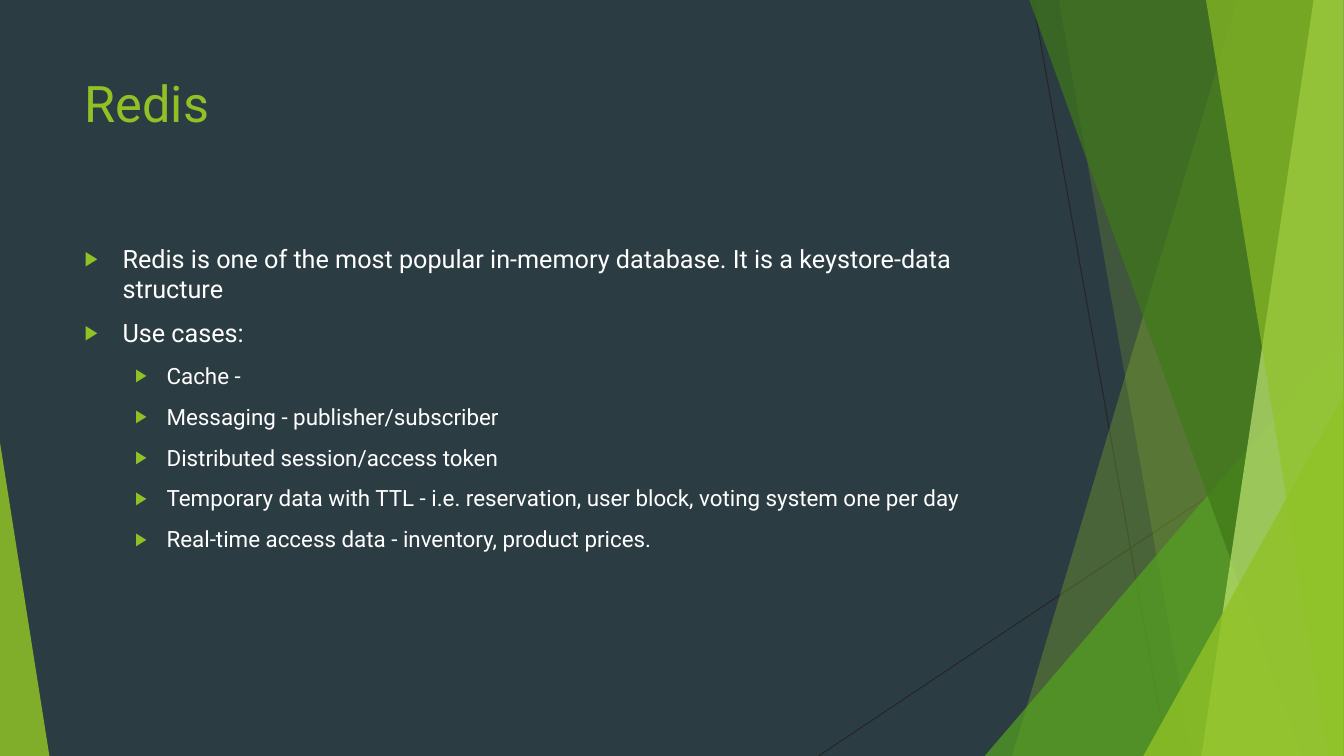
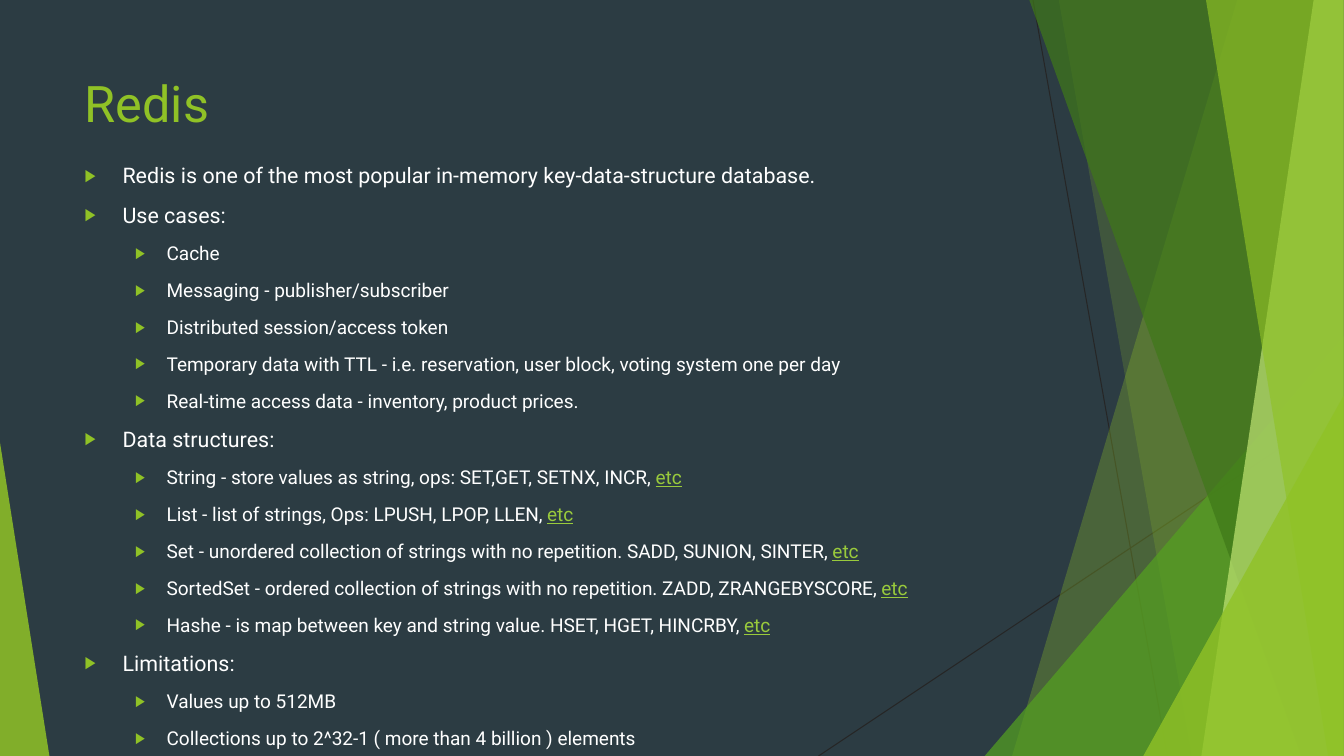
Before and after one commit to markojevtic/spring-boot-workshop, a slide deck: slide 31 of documentation/SpringBoot.pptx. Drawn at 1344x756 pixels with LibreOffice and Linux fonts; fonts in the diff are those of the drawing. Boxes give left, top, right and bottom in pixels: in the first picture for what was removed or moved away, otherwise in the second. Text is boxed around its words. In the diff, an @@ line names an element or a change of style, - is before the commit and + after.

```diff
--- a/documentation/SpringBoot.pptx
+++ b/documentation/SpringBoot.pptx
@@ text "Redis is one of the ...": place and size @@
-text "Redis is one of the ..." at box(123, 249, 958, 552)
+text "Redis is one of the ..." at box(123, 166, 907, 712)
@@ text at box(123, 166, 815, 188): text changed; size 18 to 15.3 pt @@
-▶ Redis is one of the most popular in-memory database. It is a keystore-data structure
+▶ Redis is one of the most popular in-memory key-data-structure database.
@@ text at box(123, 207, 840, 412): size 18 to 15.3 pt in "Use cases:"; size 16 to 13.6 pt in "Messaging - publisher/subscriber", "Distributed session/access token", "Temporary data with TTL - i.e. reservation, ...", "Real-time access data - inventory, product prices." @@
@@ text at box(167, 245, 220, 260): text changed; size 16 to 13.6 pt @@
-  ▶ Cache -
+  ▶ Cache
@@ text at box(123, 431, 907, 712): paragraphs added @@
+▶ Data structures:
+  ▶ String - store values as string, ops: SET,GET, SETNX, INCR, etc
+  ▶ List - list of strings, Ops: LPUSH, LPOP, LLEN, etc
+  ▶ Set - unordered collection of strings with no repetition. SADD, SUNION, SINTER, etc
+  ▶ SortedSet - ordered collection of strings with no repetition. ZADD, ZRANGEBYSCORE, etc
+  ▶ Hashe - is map between key and string value. HSET, HGET, HINCRBY, etc
+▶ Limitations:
+  ▶ Values up to 512MB
+  ▶ Collections up to 2^32-1 ( more than 4 billion ) elements
```
Also in this commit, not shown: 2 other files.
